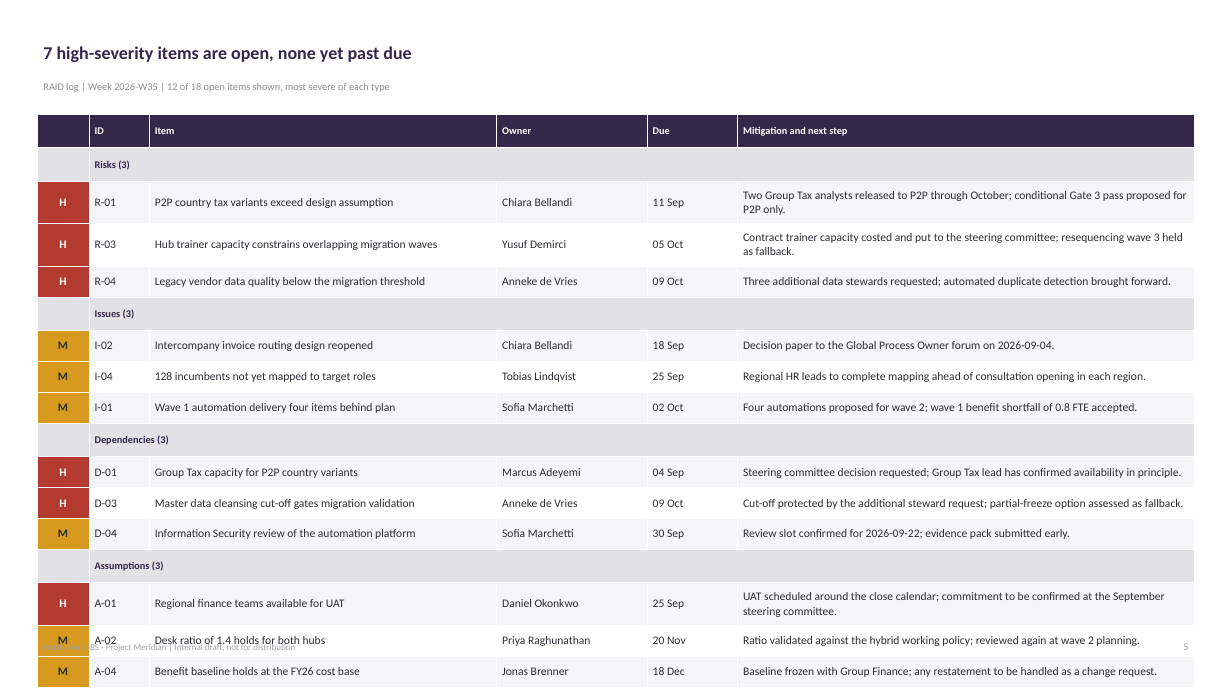
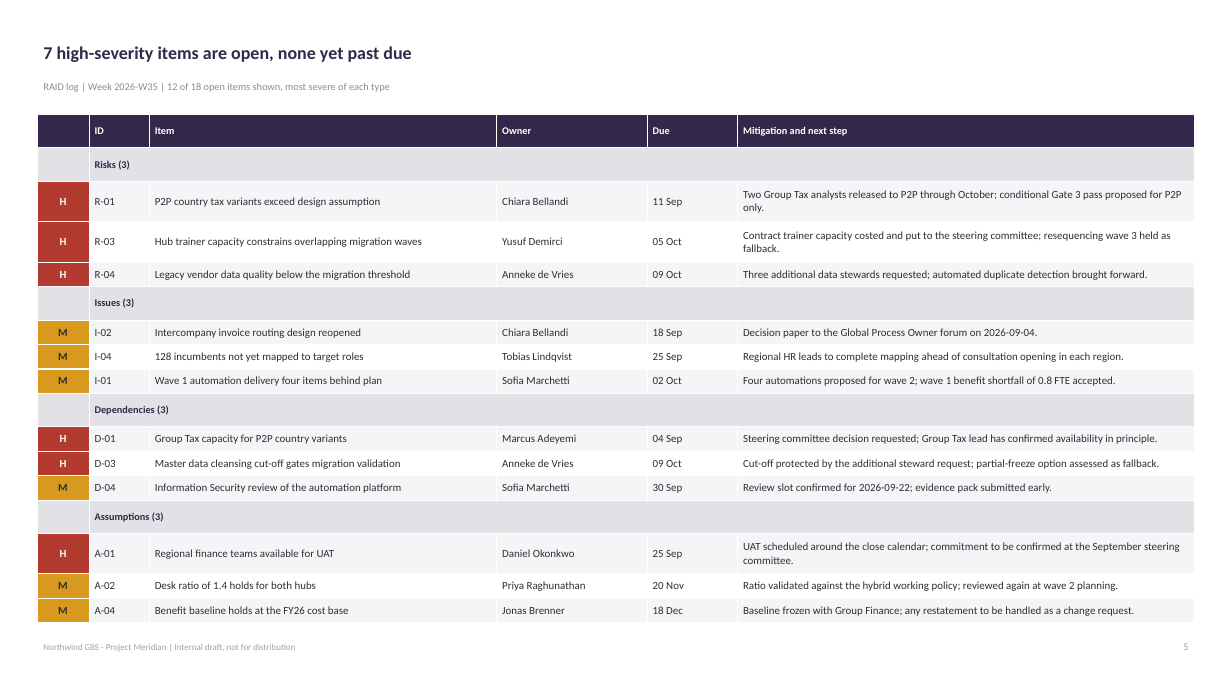
Before and after one commit to morichtereur/deckpilot, a slide deck: slide 5 of examples/deck.pptx. Drawn at 1232x693 pixels with LibreOffice and Linux fonts; fonts in the diff are those of the drawing. Boxes give left, top, right and bottom in pixels: in the first picture for what was removed or moved away, otherwise in the second. Text is boxed around its words. In the diff, an @@ line names an element or a change of style, - is before the commit and + after.

Commit message:
Stop the table walking into the footer
A table row height set through python-pptx is a floor, not a ceiling. Under-declare
one row and the renderer quietly grows it, every row below shifts down, and the
table runs off the bottom of the slide - while the declared geometry, which is all
the linter can see, still looks perfectly correct.

Two things were wrong. A cell's line box is markedly taller than a text frame's:
about 1.48x the font size against the 1.22x text_metrics assumes. And cells were
measured against the full column width, so a row whose text just fits our metrics
wraps one line further in a real renderer. Both figures now err high, because
over-declaring costs a little whitespace and under-declaring costs the slide.

The opening-out of rows into leftover height is gone. It looked better and it kept
re-introducing the same overflow: filling to the last EMU leaves nothing for the
gap between a calibrated figure and a real renderer. A guaranteed-correct table
beats a marginally prettier one.

Found by the visual pass, which is the point of having one - the geometry linter
was clean through every iteration of this bug.

```diff
--- a/examples/deck.pptx
+++ b/examples/deck.pptx
@@ table at box(37, 115, 1195, 620) @@
@@ size 9 to 8.5 pt @@
```
Also in this commit, not shown: 2 other slides changed, 5 other files.
